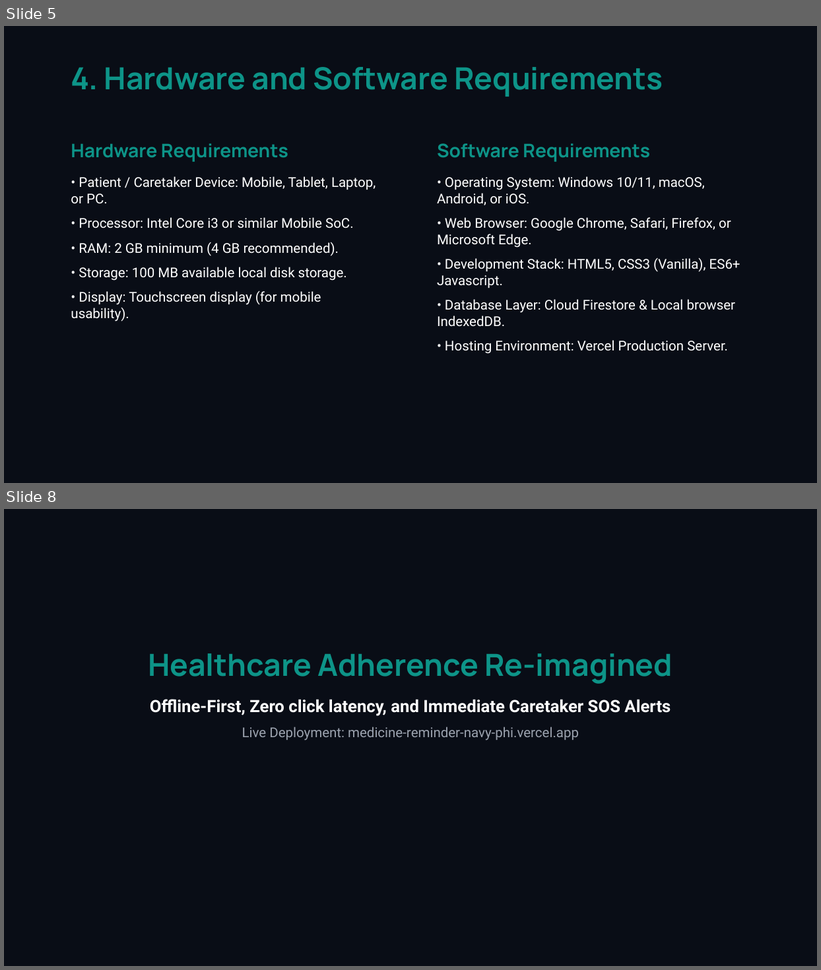
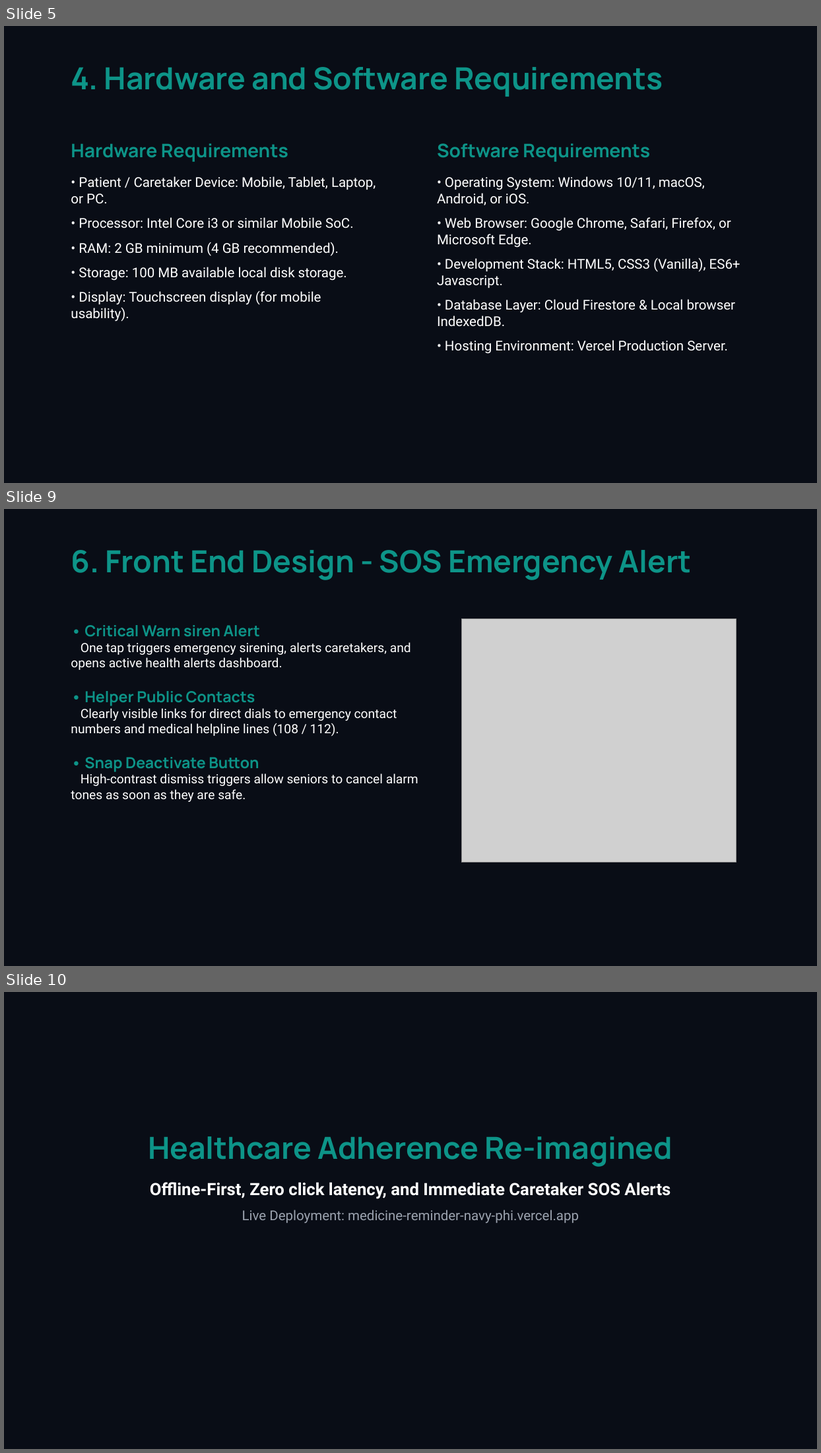
Before and after one commit to velagadadileep6-bot/Medicine-reminder, a slide deck: medicare_presentation.pptx. Shown one above the other, each under a label of ours: slides 5 and 8 before the commit, slides 5, 9 and 10 after it; the slides between them are not shown. The pictures are 821x970 and 821x1453 pixels, drawn with LibreOffice and Linux fonts; fonts in the diff are those of the drawing; grey boxes stand for pictures. Boxes give left, top, right and bottom in pixels: in the first picture for what was removed or moved away, otherwise in the second. Text is boxed around its words. In the diff, an @@ line names an element or a change of style, - is before the commit and + after.

Commit message:
docs: separate frontend design screenshots into individual slides (10 slides total)

```diff
--- a/medicare_presentation.pptx
+++ b/medicare_presentation.pptx
@@ slide 9 added at (x1=4, y1=509, x2=817, y2=966), background #090D16 @@
@@ text added at (x1=71, y1=550, x2=692, y2=580), 36 pt, text #0D9488, bold @@
+6. Front End Design - SOS Emergency Alert
@@ text added at (x1=71, y1=625, x2=418, y2=802), 15 pt, text #FFFFFF @@
+• Critical Warn siren Alert
+One tap triggers emergency sirening, alerts caretakers, and opens active health alerts dashboard.
+• Helper Public Contacts
+Clearly visible links for direct dials to emergency contact numbers and medical helpline lines (108 / 112).
+• Snap Deactivate Button
+High-contrast dismiss triggers allow seniors to cancel alarm tones as soon as they are safe.
@@ picture added at (x1=461, y1=619, x2=736, y2=863) @@
@@ what was slide 8 is now slide 10 @@
```
Also in this commit, not shown: 2 slides changed, 2 other slides added, 1 slide removed, 1 other file.
